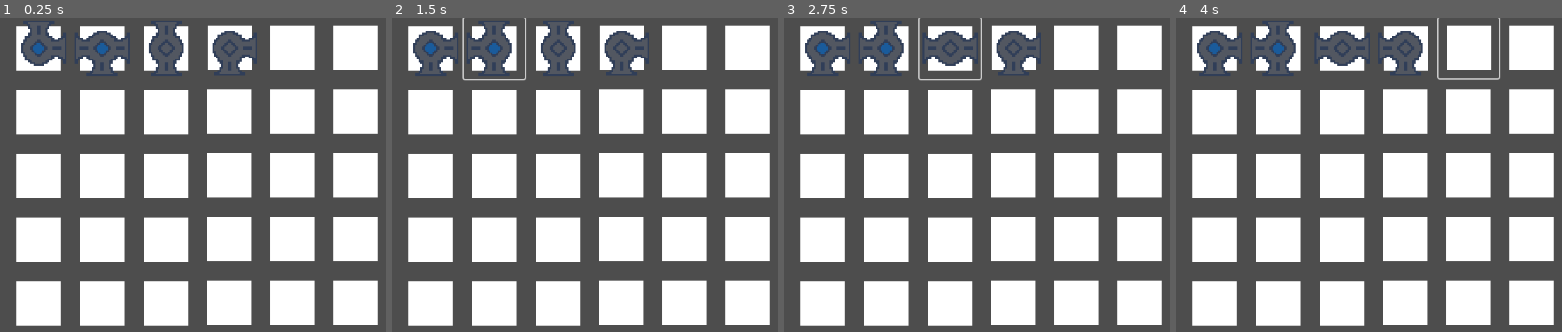
Above: before the commit, frames 1-4 (left to right).
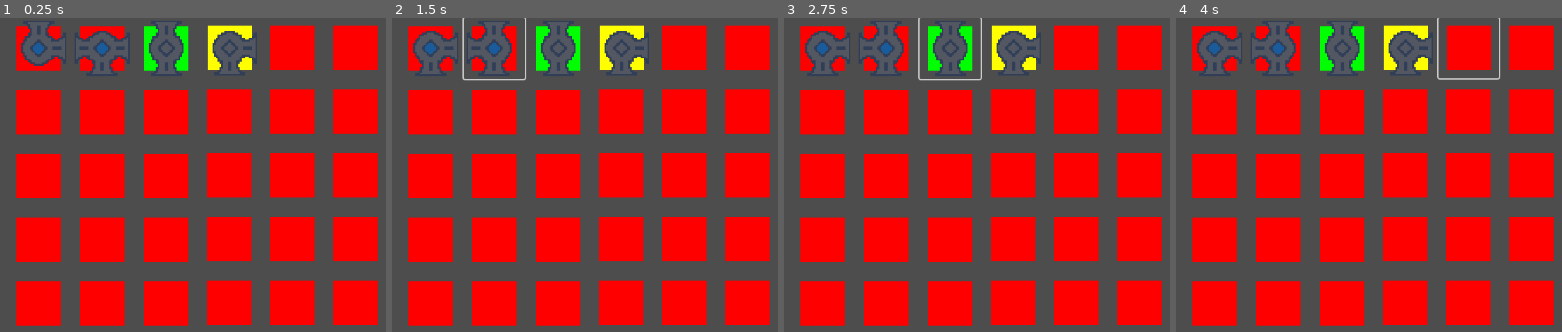
Above: after the commit, the same moments.

Repository: Daniel-M-C/CalgaryHacks2025
Game: Godot game, scene res://World/pipe_puzzle_room.tscn
Same seed, same stepped clock (60 frames per second), same inputs: the game is played once before the commit and once after it. This scene is started directly instead of the project's main scene.
Inputs (mouse positions are in pixels of both pictures, inside the frame that each line leads up to):
- Up to frame 1 (0.25 s): no input
- Up to frame 2 (1.5 s): click (430, 49) at 0.5 s; click (492, 49) at 1.25 s
- Up to frame 3 (2.75 s): click (949, 49) at 2 s
- Up to frame 4 (4 s): click (1403, 49) at 2.75 s; click (1469, 49) at 3.5 s

The runs differ from the first frame. In frame 1, 46% of the frame differs, in the area x 4-98%, y 2-99%; in frame 2, 46%; in frame 3, 47%; in frame 4, 47%, in the area x 4-98%, y 0-99%.

Commit message:
Add color check to pipes

Diff:
--- a/World/InteractibleObjects/pipe_puzzle.gd
+++ b/World/InteractibleObjects/pipe_puzzle.gd
@@ -3,6 +3,18 @@
 
 @export var start_pipe : Button
 @export var end_pipe : Button
+
+enum PIPE_COLOR {
+	RED,
+	GREEN,
+	YELLOW
+}
+
+@export var active_color : PIPE_COLOR = PIPE_COLOR.RED:
+	set(val):
+		active_color = val
+
+
 
 ## Resets the filled water when changed
 @export var reset_dummy : bool = false:
@@ -23,3 +35,8 @@
 		# re-runs setter because it wasn't working
 		#i.starting_rotation = i.starting_rotation
 	pass
+
+func is_color_active(color : int):
+	## color refs to pipe color.
+	# could just check, but functions are nice.
+	return color == active_color
--- a/World/InteractibleObjects/pipe_puzzle.tscn
+++ b/World/InteractibleObjects/pipe_puzzle.tscn
@@ -24,6 +24,7 @@
 custom_minimum_size = Vector2(0, 85)
 layout_mode = 2
 icon = ExtResource("2_0jhvd")
+color = 0
 default_used_ports = Array[bool]([true, true, false, false])
 pipe_type = 1
 
@@ -31,6 +32,8 @@
 custom_minimum_size = Vector2(0, 84)
 layout_mode = 2
 icon = ExtResource("2_3h88w")
+color = 0
+default_used_ports = Array[bool]([false, true, true, true])
 pipe_type = 3
 starting_rotation = 2
 
@@ -38,6 +41,7 @@
 custom_minimum_size = Vector2(0, 84)
 layout_mode = 2
 icon = ExtResource("4_5vxyr")
+color = 1
 default_used_ports = Array[bool]([true, false, true, false])
 pipe_type = 2
 
@@ -45,6 +49,7 @@
 custom_minimum_size = Vector2(0, 84)
 layout_mode = 2
 icon = ExtResource("2_0jhvd")
+color = 2
 default_used_ports = Array[bool]([true, false, false, true])
 pipe_type = 1
 starting_rotation = 1
@@ -52,103 +57,129 @@
 [node name="PipeSection5" parent="." instance=ExtResource("1_g2en0")]
 custom_minimum_size = Vector2(0, 84)
 layout_mode = 2
+color = 0
 
 [node name="PipeSection6" parent="." instance=ExtResource("1_g2en0")]
 custom_minimum_size = Vector2(0, 84)
 layout_mode = 2
+color = 0
 
 [node name="PipeSection7" parent="." instance=ExtResource("1_g2en0")]
 custom_minimum_size = Vector2(0, 85)
 layout_mode = 2
+color = 0
 
 [node name="PipeSection8" parent="." instance=ExtResource("1_g2en0")]
 custom_minimum_size = Vector2(0, 84)
 layout_mode = 2
+color = 0
 
 [node name="PipeSection9" parent="." instance=ExtResource("1_g2en0")]
 custom_minimum_size = Vector2(0, 84)
 layout_mode = 2
+color = 0
 
 [node name="PipeSection10" parent="." instance=ExtResource("1_g2en0")]
 custom_minimum_size = Vector2(0, 84)
 layout_mode = 2
+color = 0
 
 [node name="PipeSection11" parent="." instance=ExtResource("1_g2en0")]
 custom_minimum_size = Vector2(0, 84)
 layout_mode = 2
+color = 0
 
 [node name="PipeSection12" parent="." instance=ExtResource("1_g2en0")]
 custom_minimum_size = Vector2(0, 84)
 layout_mode = 2
+color = 0
 
 [node name="PipeSection13" parent="." instance=ExtResource("1_g2en0")]
 custom_minimum_size = Vector2(0, 85)
 layout_mode = 2
+color = 0
 
 [node name="PipeSection14" parent="." instance=ExtResource("1_g2en0")]
 custom_minimum_size = Vector2(0, 84)
 layout_mode = 2
+color = 0
 
 [node name="PipeSection15" parent="." instance=ExtResource("1_g2en0")]
 custom_minimum_size = Vector2(0, 84)
 layout_mode = 2
+color = 0
 
 [node name="PipeSection16" parent="." instance=ExtResource("1_g2en0")]
 custom_minimum_size = Vector2(0, 84)
 layout_mode = 2
+color = 0
 
 [node name="PipeSection17" parent="." instance=ExtResource("1_g2en0")]
 custom_minimum_size = Vector2(0, 84)
 layout_mode = 2
+color = 0
 
 [node name="PipeSection18" parent="." instance=ExtResource("1_g2en0")]
 custom_minimum_size = Vector2(0, 84)
 layout_mode = 2
+color = 0
 
 [node name="PipeSection19" parent="." instance=ExtResource("1_g2en0")]
 custom_minimum_size = Vector2(0, 85)
 layout_mode = 2
+color = 0
 
 [node name="PipeSection20" parent="." instance=ExtResource("1_g2en0")]
 custom_minimum_size = Vector2(0, 84)
 layout_mode = 2
+color = 0
 
 [node name="PipeSection21" parent="." instance=ExtResource("1_g2en0")]
 custom_minimum_size = Vector2(0, 84)
 layout_mode = 2
+color = 0
 
 [node name="PipeSection22" parent="." instance=ExtResource("1_g2en0")]
 custom_minimum_size = Vector2(0, 84)
 layout_mode = 2
+color = 0
 
 [node name="PipeSection23" parent="." instance=ExtResource("1_g2en0")]
 custom_minimum_size = Vector2(0, 84)
 layout_mode = 2
+color = 0
 
 [node name="PipeSection24" parent="." instance=ExtResource("1_g2en0")]
 custom_minimum_size = Vector2(0, 84)
 layout_mode = 2
+color = 0
 
 [node name="PipeSection25" parent="." instance=ExtResource("1_g2en0")]
 custom_minimum_size = Vector2(0, 85)
 layout_mode = 2
+color = 0
 
 [node name="PipeSection26" parent="." instance=ExtResource("1_g2en0")]
 custom_minimum_size = Vector2(0, 84)
 layout_mode = 2
+color = 0
 
 [node name="PipeSection27" parent="." instance=ExtResource("1_g2en0")]
 custom_minimum_size = Vector2(0, 84)
 layout_mode = 2
+color = 0
 
 [node name="PipeSection28" parent="." instance=ExtResource("1_g2en0")]
 custom_minimum_size = Vector2(0, 84)
 layout_mode = 2
+color = 0
 
 [node name="PipeSection29" parent="." instance=ExtResource("1_g2en0")]
 custom_minimum_size = Vector2(0, 84)
 layout_mode = 2
+color = 0
 
 [node name="PipeSection30" parent="." instance=ExtResource("1_g2en0")]
 custom_minimum_size = Vector2(0, 84)
 layout_mode = 2
+color = 0
--- a/World/InteractibleObjects/pipe_section.gd
+++ b/World/InteractibleObjects/pipe_section.gd
@@ -1,15 +1,31 @@
 @tool
 extends Button
+
+# region color
+@onready var color_indicator: TextureRect = $ColorIndicator
 
 enum PIPE_COLOR {
 	RED,
 	GREEN,
 	YELLOW
 }
+
 @export var color : PIPE_COLOR = PIPE_COLOR.RED:
 	set(val):
 		color = val
+		if not is_inside_tree():
+			await tree_entered
+			await get_tree().process_frame
 
+		match color:
+			PIPE_COLOR.RED :
+				color_indicator.self_modulate = Color.RED
+			PIPE_COLOR.GREEN :
+				color_indicator.self_modulate = Color.GREEN
+			PIPE_COLOR.YELLOW :
+				color_indicator.self_modulate = Color.YELLOW
+
+# end region
 
 ## As up right down left
 @export var default_used_ports : Array[bool] = [false, false, false, false]
@@ -109,7 +125,8 @@
 	pivot_offset = size/2
 
 func _on_pressed() -> void:
-	rotate_once()
+	if get_parent().is_color_active(color):
+		rotate_once()
 
 func rotate_once() :
 
--- a/World/InteractibleObjects/pipe_section.tscn
+++ b/World/InteractibleObjects/pipe_section.tscn
@@ -37,7 +37,7 @@
 grow_vertical = 2
 texture = ExtResource("2_lxmeo")
 
-[node name="TextureRect" type="TextureRect" parent="."]
+[node name="ColorIndicator" type="TextureRect" parent="."]
 z_index = -1
 layout_mode = 1
 anchors_preset = -1
